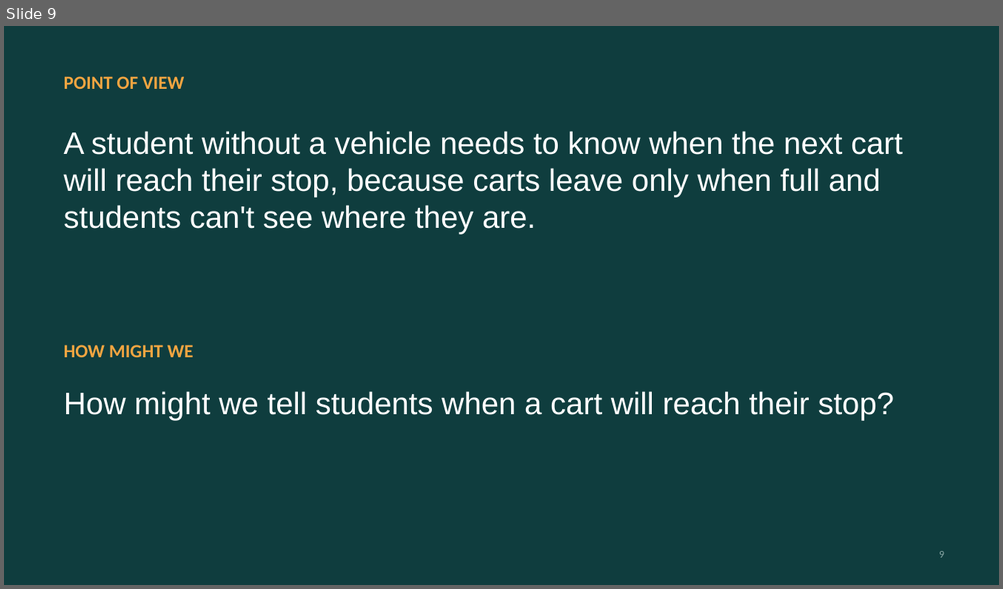
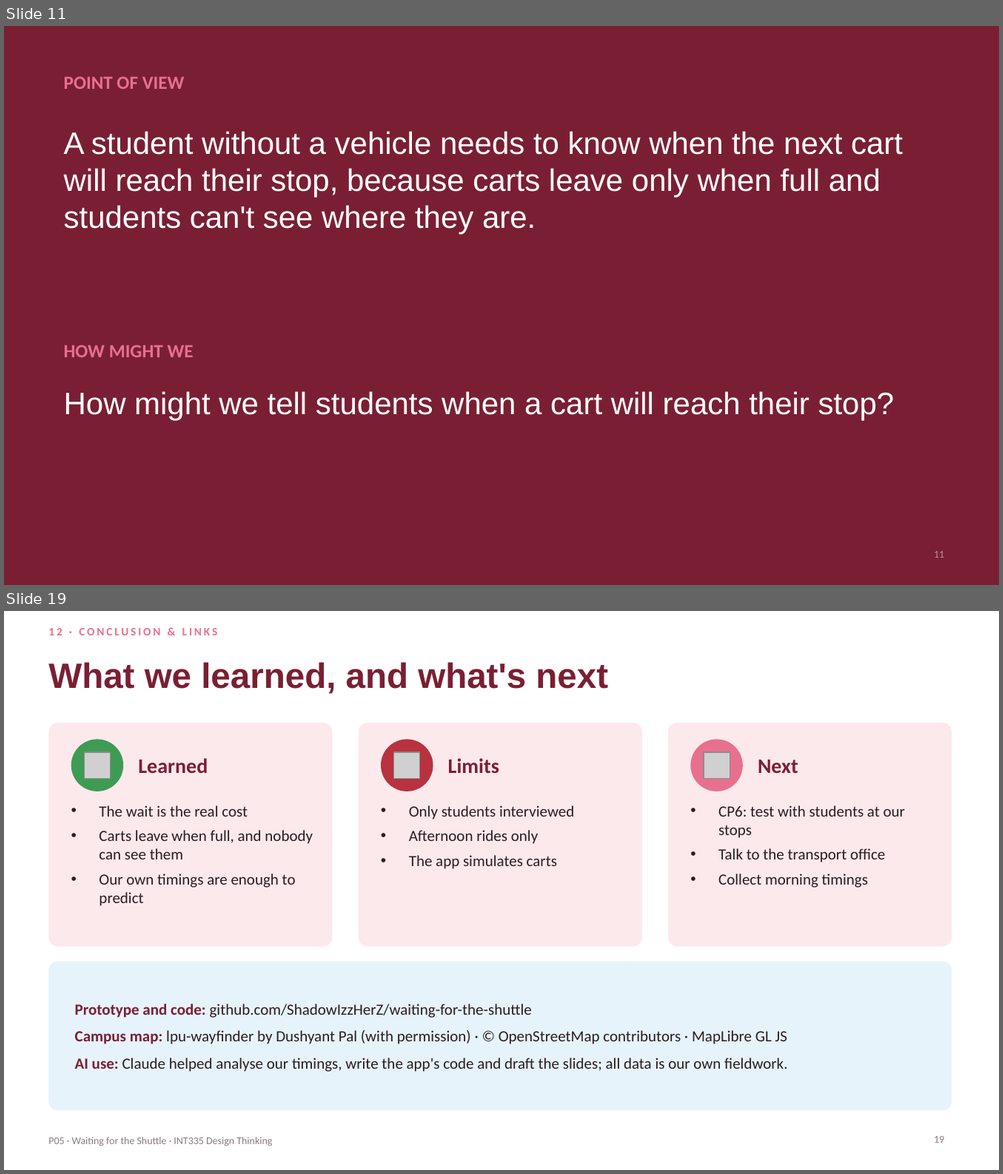
Before and after one commit to ShadowIzzHerZ/waiting-for-the-shuttle, a slide deck: deck/P05_Waiting_for_the_Shuttle.pptx. Shown one above the other, each under a label of ours: slide 9 before the commit, slides 11 and 19 after it; the slides between them are not shown. The pictures are 1003x589 and 1003x1174 pixels, drawn with LibreOffice and Linux fonts; fonts in the diff are those of the drawing; grey boxes stand for pictures. Boxes give left, top, right and bottom in pixels: in the first picture for what was removed or moved away, otherwise in the second. Text is boxed around its words. In the diff, an @@ line names an element or a change of style, - is before the commit and + after.

Commit message:
Deck follows the 12-section report skeleton, in the bracelet colours
Sections: problem, research plan, primary research, findings,
competitive analysis, personas and empathy map, ideation, storyboard and
journey, IA and user flow, prototype, testing and accessibility,
conclusion and links. New slides for the research plan, competitive
analysis, IA and user flow, testing and conclusion; dropped the affinity,
HMW-list and concept slides. Palette from the team's floral bracelet.

```diff
--- a/deck/P05_Waiting_for_the_Shuttle.pptx
+++ b/deck/P05_Waiting_for_the_Shuttle.pptx
@@ slide 19 added at <box>4,611,999,1170</box>, background #FFFFFF @@
@@ text added at <box>48,628,218,635</box>, 11 pt, text #E8708F, bold @@
+12 · CONCLUSION & LINKS
@@ title added at <box>48,662,608,694</box>, 34 pt, text #7A1F33, bold @@
+What we learned, and what's next
@@ rounded rectangle added at <box>48,723,333,947</box>, fill #FCE9EC @@
@@ ellipse added at <box>71,739,123,792</box>, fill #3E9B54 @@
@@ rounded rectangle added at <box>358,723,642,947</box>, fill #FCE9EC @@
@@ ellipse added at <box>381,739,433,792</box>, fill #B8323F @@
@@ rounded rectangle added at <box>668,723,951,947</box>, fill #FCE9EC @@
@@ ellipse added at <box>691,739,743,792</box>, fill #E8708F @@
@@ picture added at <box>84,753,110,779</box> @@
@@ text added at <box>138,758,208,773</box>, 20 pt, text #7A1F33, bold @@
+Learned
@@ picture added at <box>393,753,420,779</box> @@
@@ text added at <box>448,758,499,773</box>, 20 pt, text #7A1F33, bold @@
+Limits
@@ picture added at <box>704,753,730,779</box> @@
@@ text added at <box>757,760,798,773</box>, 20 pt, text #7A1F33, bold @@
+Next
@@ text added at <box>99,806,313,906</box>, 15 pt, text #2B1D20 @@
+• The wait is the real cost
+• Carts leave when full, and nobody can see them
+• Our own timings are enough to predict
@@ text added at <box>409,806,574,869</box>, 15 pt, text #2B1D20 @@
+• Only students interviewed
+• Afternoon rides only
+• The app simulates carts
@@ text added at <box>718,806,905,888</box>, 15 pt, text #2B1D20 @@
+• CP6: test with students at our stops
+• Talk to the transport office
+• Collect morning timings
@@ rounded rectangle added at <box>48,962,951,1111</box>, fill #E6F3FA @@
@@ text added at <box>75,1004,787,1072</box>, 15 pt, text #2B1D20 @@
+Prototype and code: github.com/ShadowIzzHerZ/waiting-for-the-shuttle
+Campus map: lpu-wayfinder by Dushyant Pal (with permission) · © OpenStreetMap contributors · MapLibre GL JS
+AI use: Claude helped analyse our timings, write the app's code and draft the slides; all data is our own fieldwork.
@@ text added at <box>48,1137,272,1147</box>, 10 pt, text #8C7A7E @@
+P05 · Waiting for the Shuttle · INT335 Design Thinking
@@ page number added at <box>933,1136,944,1143</box>, 10 pt, text #8C7A7E @@
+19
@@ what was slide 9 is now slide 11 @@
@@ slide 11 changed as well @@
@@ background #0F3D3E to #7A1F33 @@
@@ title "POINT OF VIEW" at <box>64,76,185,89</box>: text colour #F2A541 to #E8708F @@
@@ text "HOW MIGHT WE" at <box>64,345,193,358</box>: text colour #F2A541 to #E8708F @@
@@ page number at <box>933,551,944,558</box>: text changed; text colour #8AA8A6 to #C98A97 @@
-9
+11
```
Also in this commit, not shown: 14 other slides changed, 4 other slides added, 4 slides removed, 1 other file.
